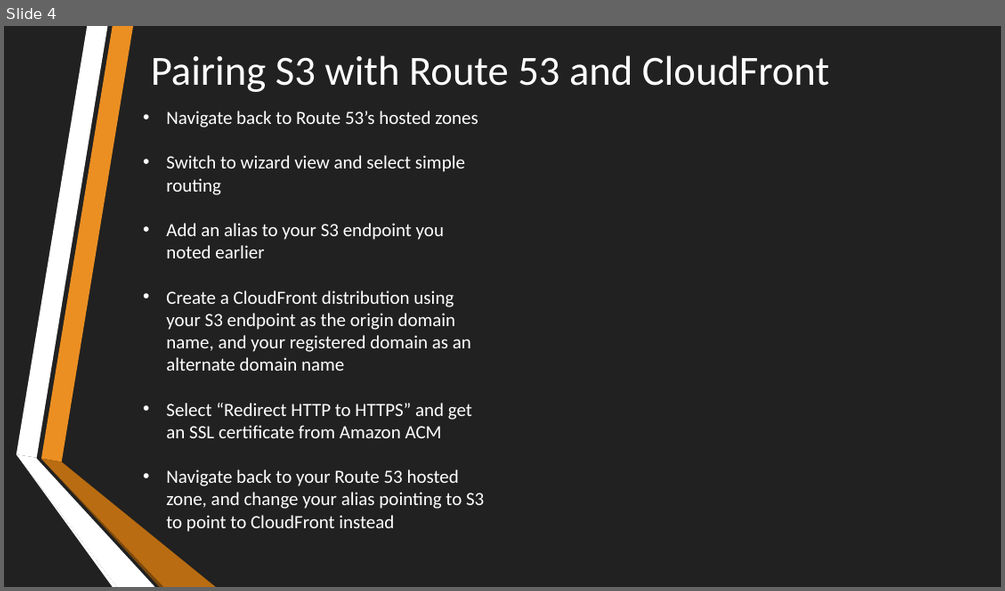
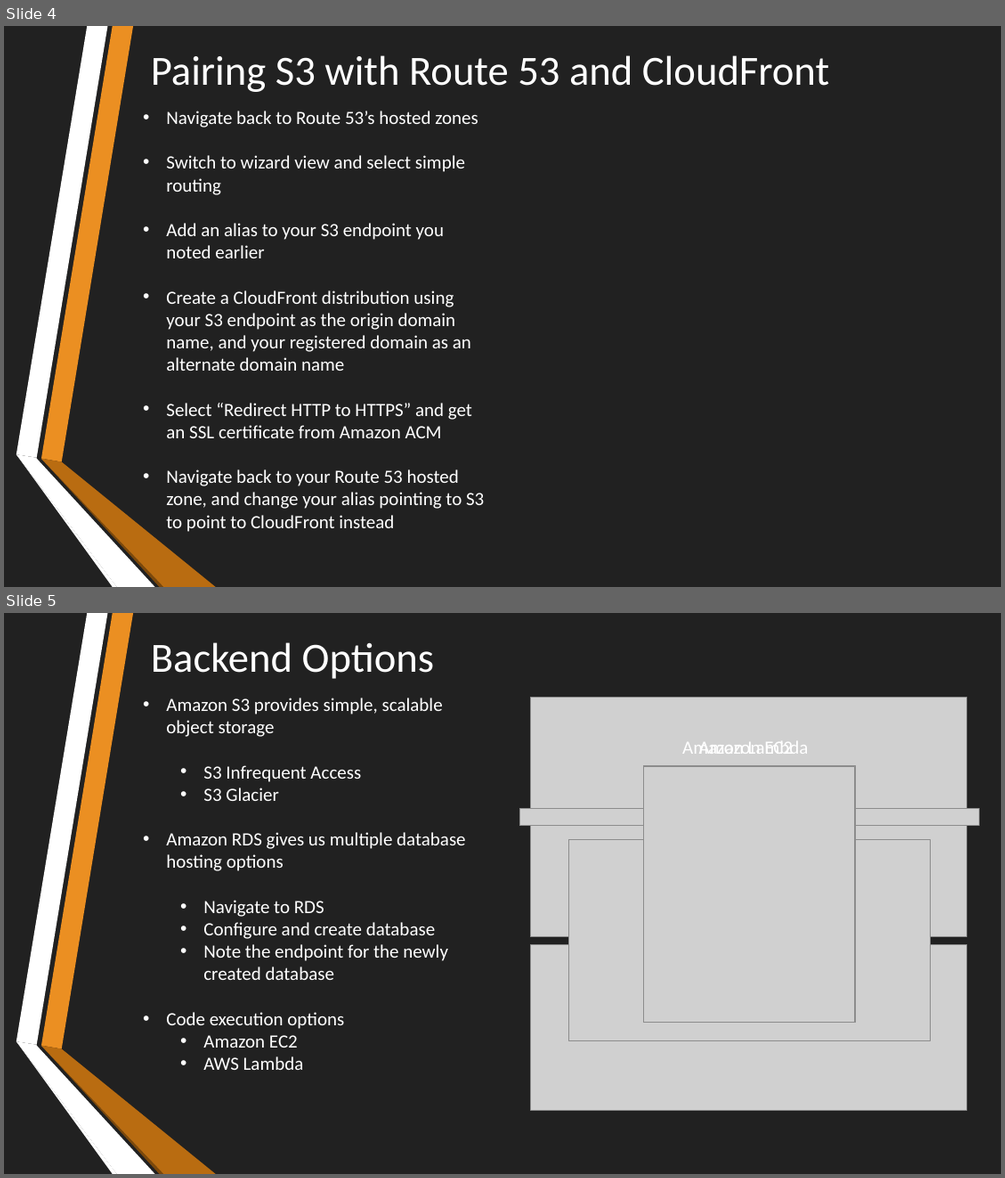
Before and after one commit to Yackul/work, a slide deck: docs/Spring/A Quick and Easy Guide to Hosting React.pptx. Shown one above the other, each under a label of ours: slide 4 before the commit, slides 4 and 5 after it. The pictures are 1005x591 and 1005x1178 pixels, drawn with LibreOffice and Linux fonts; fonts in the diff are those of the drawing; grey boxes stand for pictures. Boxes give left, top, right and bottom in pixels: in the first picture for what was removed or moved away, otherwise in the second. Text is boxed around its words. In the diff, an @@ line names an element or a change of style, - is before the commit and + after.

```diff
--- a/docs/Spring/A Quick and Easy Guide to Hosting React.pptx
+++ b/docs/Spring/A Quick and Easy Guide to Hosting React.pptx
@@ slide 5 added at <box>4,613,1001,1174</box>, background #212121; not listed: 6 template elements that a slide beside it also shows @@
@@ title added at <box>151,642,434,679</box>, 40 pt, text #FFFFFF @@
+Backend Options
@@ text added at <box>166,698,465,1070</box>, 18 pt, text #FFFFFF @@
+• Amazon S3 provides simple, scalable object storage
+  • S3 Infrequent Access
+  • S3 Glacier
+• Amazon RDS gives us multiple database hosting options
+  • Navigate to RDS
+  • Configure and create database
+  • Note the endpoint for the newly created database
+• Code execution options
+  • Amazon EC2
+  • AWS Lambda
@@ picture added at <box>531,698,967,937</box> @@
@@ text added at <box>682,741,809,754</box>, 18 pt, text #FFFFFF @@
+Amazon Lambda
@@ text added at <box>699,741,793,754</box>, 18 pt, text #FFFFFF @@
+Amazon EC2
@@ picture added at <box>643,765,854,1022</box> @@
@@ picture added at <box>643,771,856,1013</box> @@
@@ picture added at <box>643,765,855,1022</box> @@
@@ picture added at <box>644,766,855,1022</box> @@
@@ picture added at <box>643,774,854,1013</box> @@
@@ picture added at <box>520,809,979,826</box> @@
@@ picture added at <box>568,840,930,1041</box> @@
@@ picture added at <box>531,944,967,1110</box> @@
```
Also in this commit, not shown: 1 other slide added, 1 other file.
